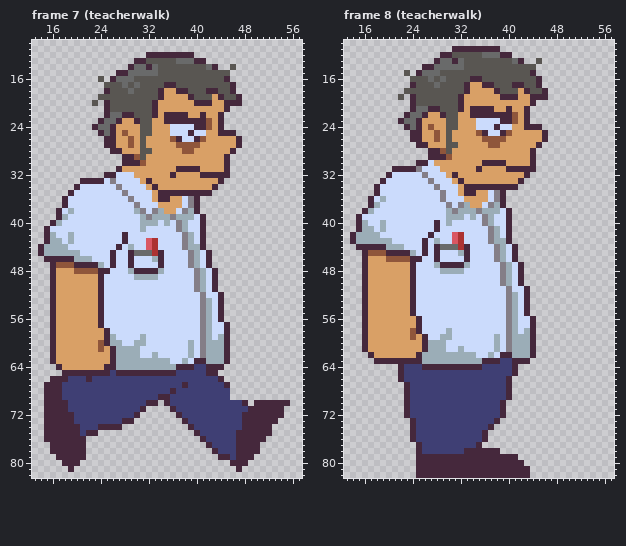
Two states of a pixel-art file, Assets/Assets/NPC/teacher.aseprite. Above, as it was before the edit.
64x83 pixels, 11 frames. Shown: frame 7 (teacherwalk): x 13..57, y 10..82; frame 8 (teacherwalk): x 13..57, y 10..82.
The result:
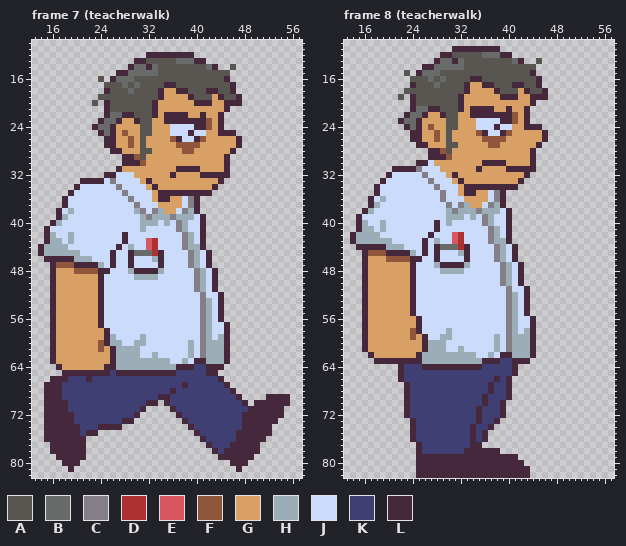
Palette (. is transparent): A #595652  B #696a6a  C #847e87  D #ac3232  E #d95763  F #8f563b  G #d9a066  H #9badb7  J #cbdbfc  K #3f3f74  L #45283c
What changed:
--- frame 7 (teacherwalk), layer "Layer 1"
@@ x 44..57 @@
 67 KL............
-68 KK............
-69 KK............
+68 KKL...........
+69 KKKL....LLLL..
 70 KKKKL.LLLLLL..
@@ x 43..48 @@
 76 KKKKLL
-77 KKKKLL
-78 LKKKLL
-79 .LLKLL
+77 KKKLLL
+78 LKLLLL
+79 .LLLLL
 80 ...LLL
--- frame 8 (teacherwalk), layer "Layer 1"
@@ x 32..40 @@
 65 KKKKKKKKK
-66 KKKKKKKKL
-67 KKKKKKKKL
-68 KKKKKKKKL
-69 KKKKKKKKL
-70 KKKKKKKL.
-71 KKKKKKKL.
-72 KKKKKKKL.
-73 KKKKKKL..
-74 KKKKKL...
-75 KKKKL....
-76 KKKKL....
-77 KKKL.....
+66 KKKKKKLKL
+67 KKKKKLKKL
+68 KKKKKLKKL
+69 KKKKLKKKL
+70 KKKKLKKL.
+71 KKKLKKKL.
+72 KKKLKKKL.
+73 KKKLKKL..
+74 KKLKKL...
+75 KKLKL....
+76 KKLKL....
+77 KKLL.....
 78 KLLLLLL..
Where, in picture pixels (left, top, right, bottom), the same in both pictures:
added: (230, 388, 242, 400)
added: (266, 394, 290, 400)
changed: (224, 442, 236, 460)
changed: (470, 376, 500, 448)
